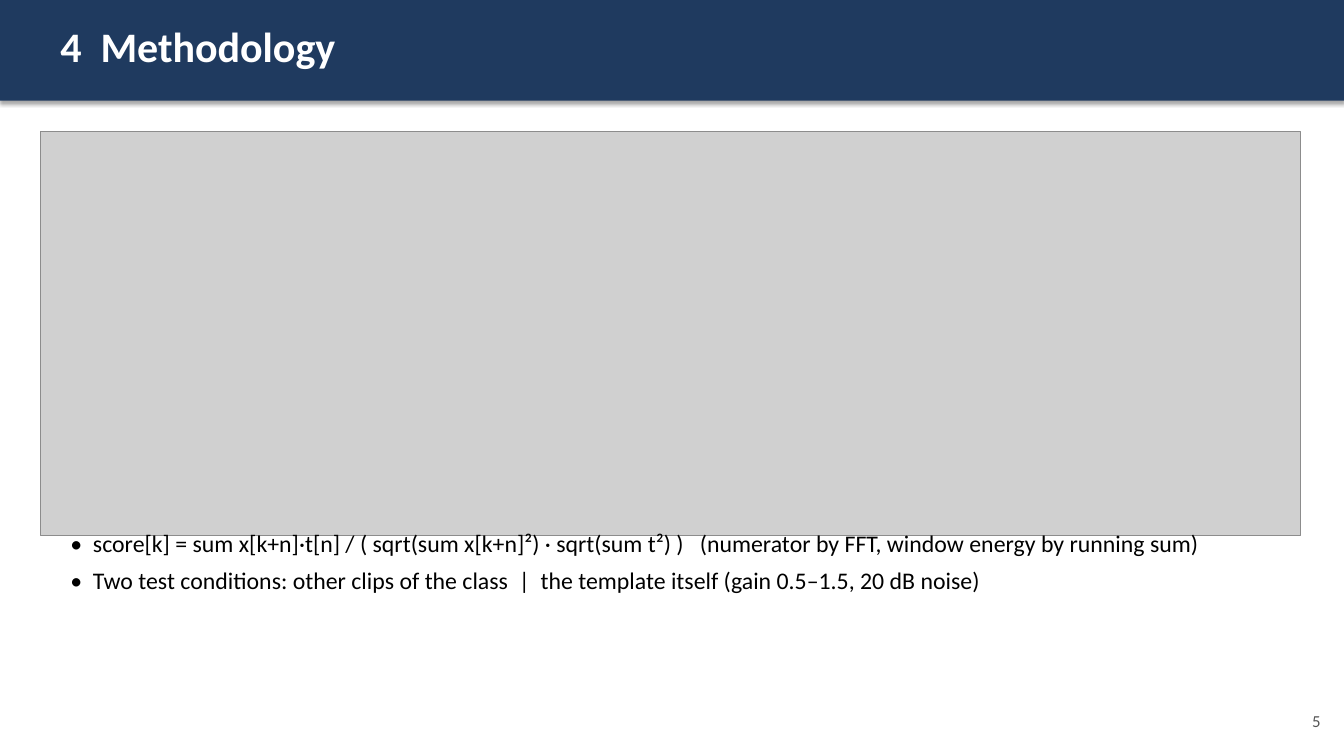
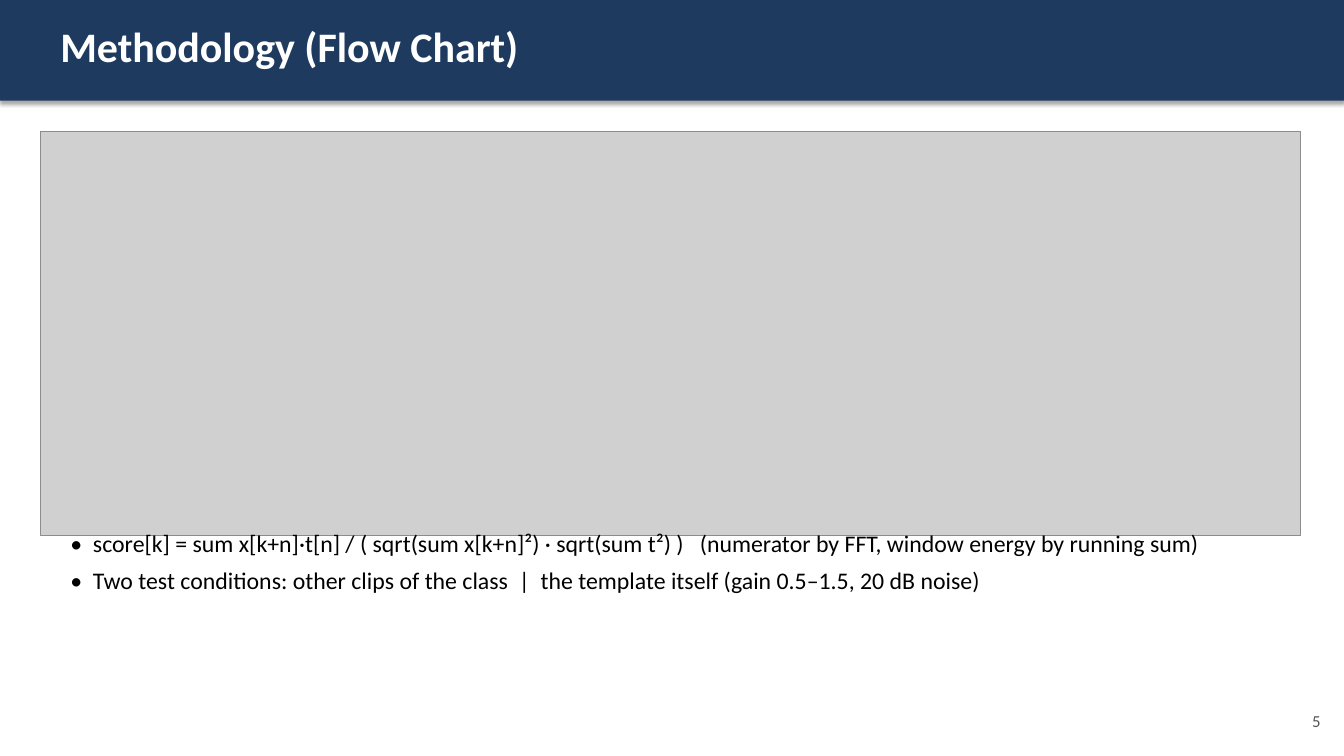
Before and after one commit to Zion-Naranje/matched-filter-pulse-detector, a slide deck: slide 5 of esc50_matching/docs/presentation.pptx. Drawn at 1344x756 pixels with LibreOffice and Linux fonts; fonts in the diff are those of the drawing; grey boxes stand for pictures. Boxes give left, top, right and bottom in pixels: in the first picture for what was removed or moved away, otherwise in the second. Text is boxed around its words. In the diff, an @@ line names an element or a change of style, - is before the commit and + after.

```diff
--- a/esc50_matching/docs/presentation.pptx
+++ b/esc50_matching/docs/presentation.pptx
@@ text at [60,31,518,69]: text changed @@
-4 Methodology
+Methodology (Flow Chart)
```
Also in this commit, not shown: 5 other slides changed, 1 slide added, 1 slide removed, 4 other files.
